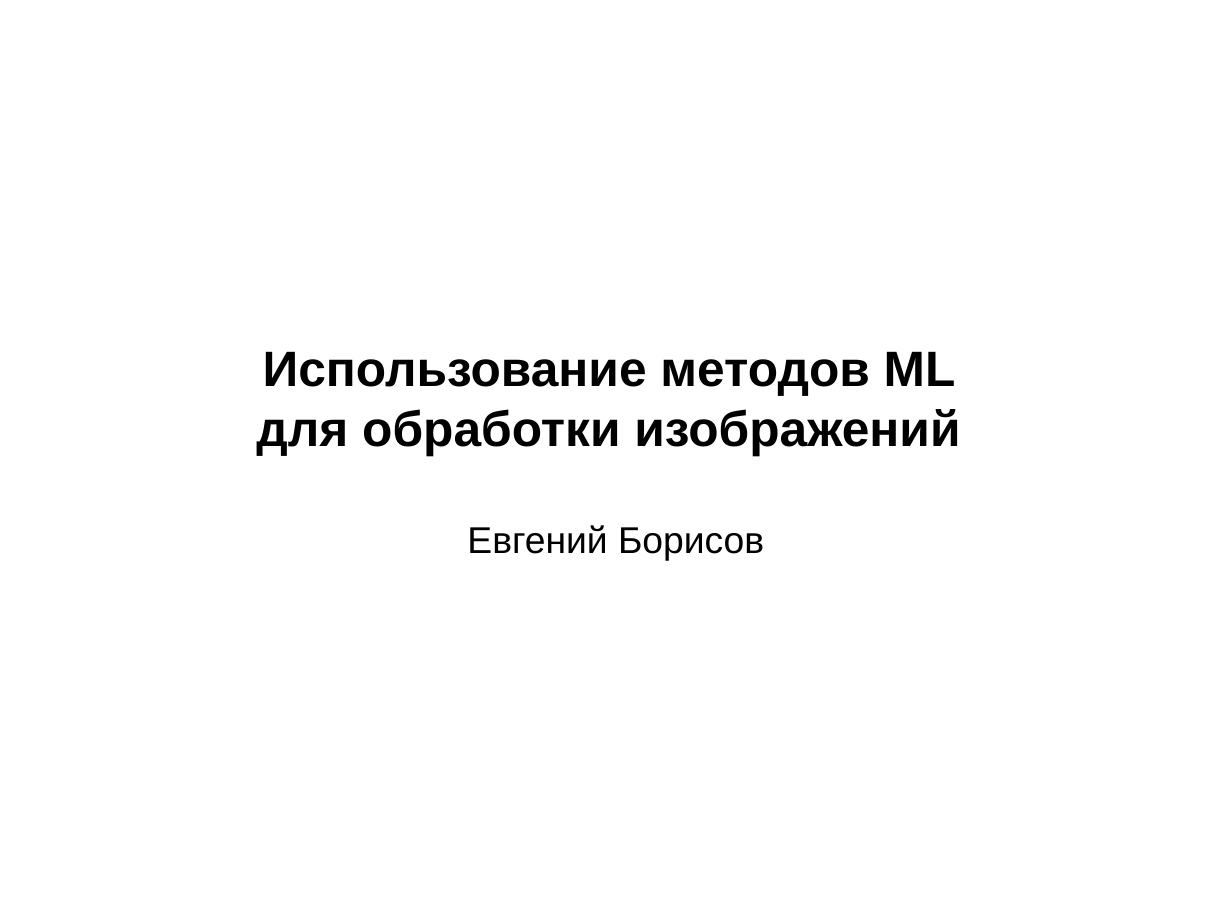
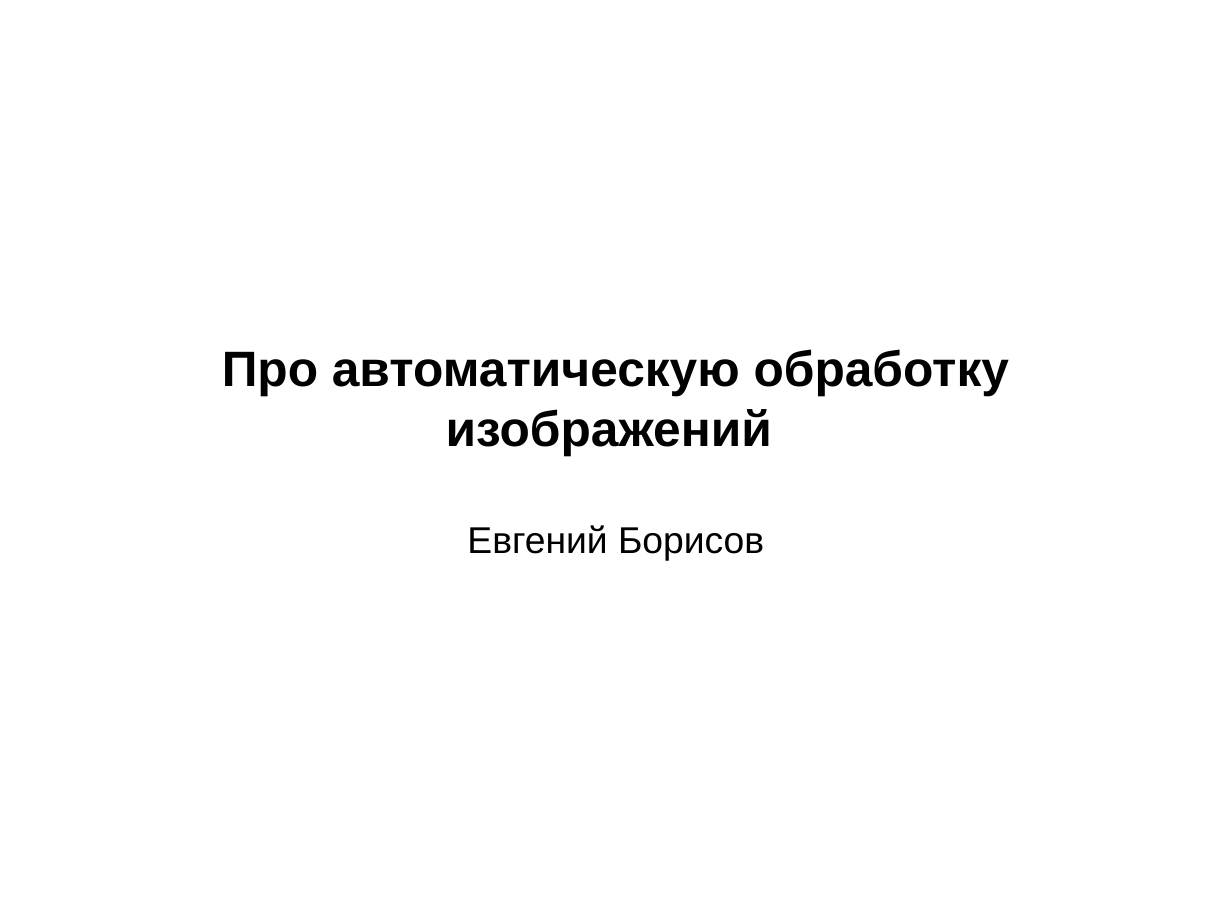
Before and after one commit to mechanoid5/ml_lectorium_legacy, a slide deck: slide 1 of 22-img-proc.odp. Drawn at 1232x924 pixels with LibreOffice and Linux fonts; fonts in the diff are those of the drawing; background and template pictures are left out. Boxes give left, top, right and bottom in pixels: in the first picture for what was removed or moved away, otherwise in the second. Text is boxed around its words. In the diff, an @@ line names an element or a change of style, - is before the commit and + after.

```diff
--- a/22-img-proc.odp
+++ b/22-img-proc.odp
@@ subtitle at [222,349,1009,455]: text changed @@
-Использование методов ML
-для обработки изображений
+Про автоматическую обработку изображений
```
Also in this commit, not shown: 3 other slides changed, 7 slides removed, 50 other files.
